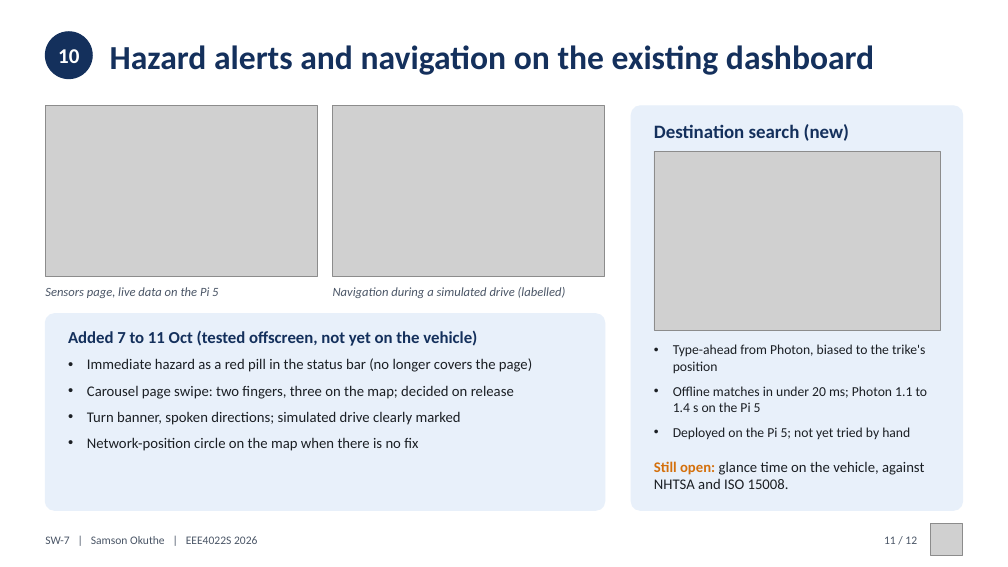
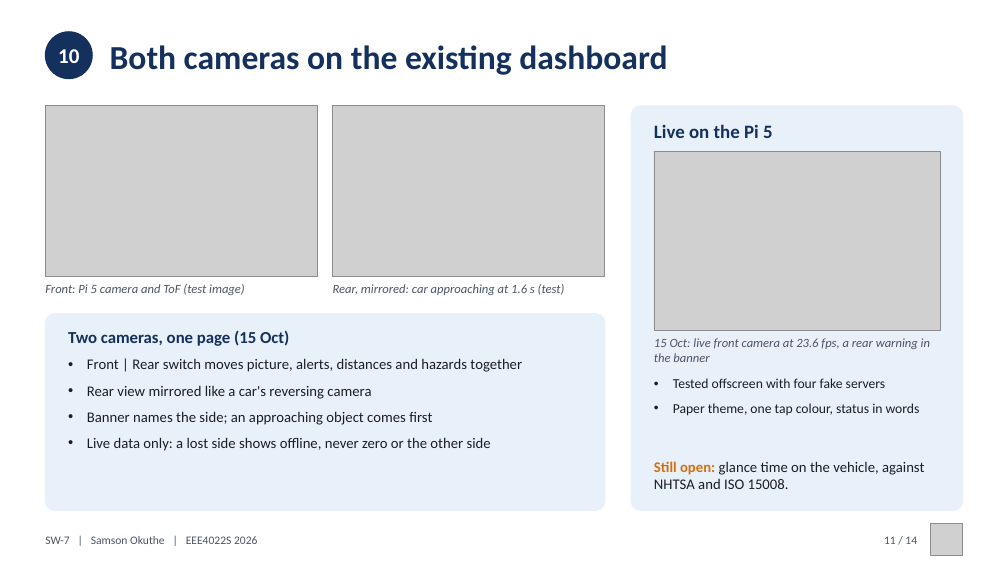
Before and after one commit to 0geder/Tukzie-HPEC-HUD, a slide deck: slide 11 of Presentation/SW7_Final_Presentation.pptx. Drawn at 1008x567 pixels with LibreOffice and Linux fonts; fonts in the diff are those of the drawing; grey boxes stand for pictures. Boxes give left, top, right and bottom in pixels: in the first picture for what was removed or moved away, otherwise in the second. Text is boxed around its words. In the diff, an @@ line names an element or a change of style, - is before the commit and + after.

Commit message:
Deck: results since 11 Oct (two-sided layout, Pi 5 detector, approaching-object warning, enclosures and power, first road session); 14 slides, 1,275 words

```diff
--- a/Presentation/SW7_Final_Presentation.pptx
+++ b/Presentation/SW7_Final_Presentation.pptx
@@ text at [110, 45, 667, 75]: text changed @@
-Hazard alerts and navigation on the existing dashboard
+Both cameras on the existing dashboard
@@ text at [654, 124, 773, 138]: text changed @@
-Destination search (new)
+Live on the Pi 5
@@ text at [45, 284, 245, 295]: text changed @@
-Sensors page, live data on the Pi 5
+Front: Pi 5 camera and ToF (test image)
@@ text "Front: Pi 5 camera and ..." at [45, 284, 245, 295]: vertical alignment middle to top @@
@@ text "Rear, mirrored: car approaching at ..." at [333, 284, 565, 295]: vertical alignment middle to top @@
@@ text at [333, 284, 565, 295]: text changed @@
-Navigation during a simulated drive (labelled)
+Rear, mirrored: car approaching at 1.6 s (test)
@@ text at [68, 330, 289, 346]: text changed @@
-Added 7 to 11 Oct (tested offscreen, not yet on the vehicle)
+Two cameras, one page (15 Oct)
@@ text at [87, 358, 522, 451]: text changed @@
-• Immediate hazard as a red pill in the status bar (no longer covers the page)
-• Carousel page swipe: two fingers, three on the map; decided on release
-• Turn banner, spoken directions; simulated drive clearly marked
-• Network-position circle on the map when there is no fix
+• Front | Rear switch moves picture, alerts, distances and hazards together
+• Rear view mirrored like a car's reversing camera
+• Banner names the side; an approaching object comes first
+• Live data only: a lost side shows offline, never zero or the other side
@@ text at [654, 338, 930, 362]: text changed; size 13 to 12 pt; text colour #1B1F24 to #4A5566; italic on @@
-• Type-ahead from Photon, biased to the trike's position
-• Offline matches in under 20 ms; Photon 1.1 to 1.4 s on the Pi 5
-• Deployed on the Pi 5; not yet tried by hand
+15 Oct: live front camera at 23.6 fps, a rear warning in the banner
@@ text added at [673, 378, 920, 416], 13 pt, text #1B1F24 @@
+• Tested offscreen with four fake servers
+• Paper theme, one tap colour, status in words
@@ text at [884, 536, 917, 544]: text changed @@
-11 / 12
+11 / 14
```
Also in this commit, not shown: 7 other slides changed, 5 slides added, 3 slides removed, 6 other files.
